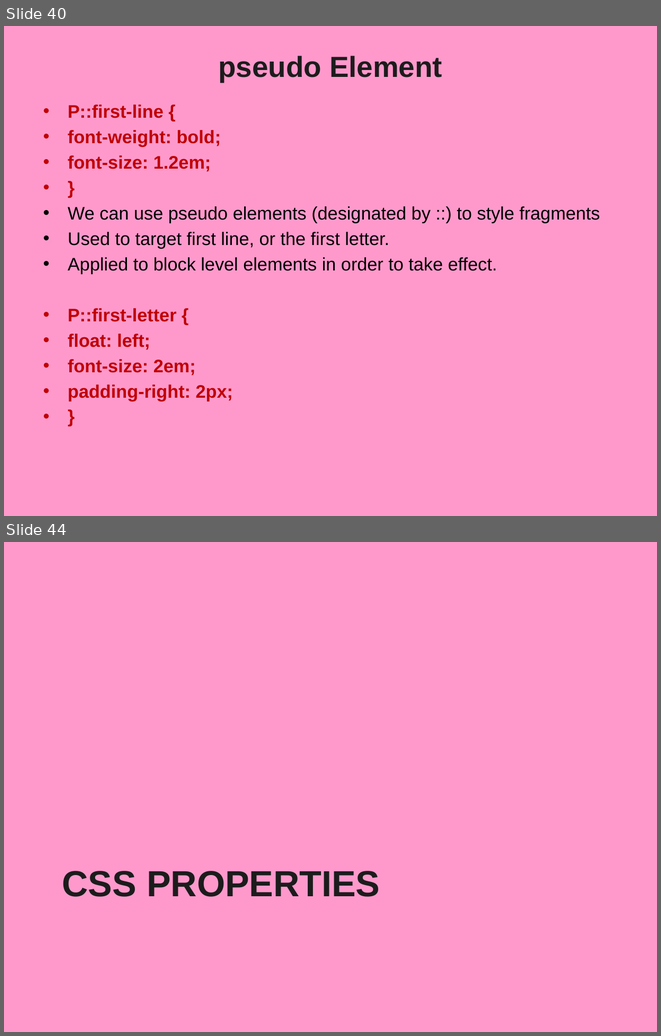
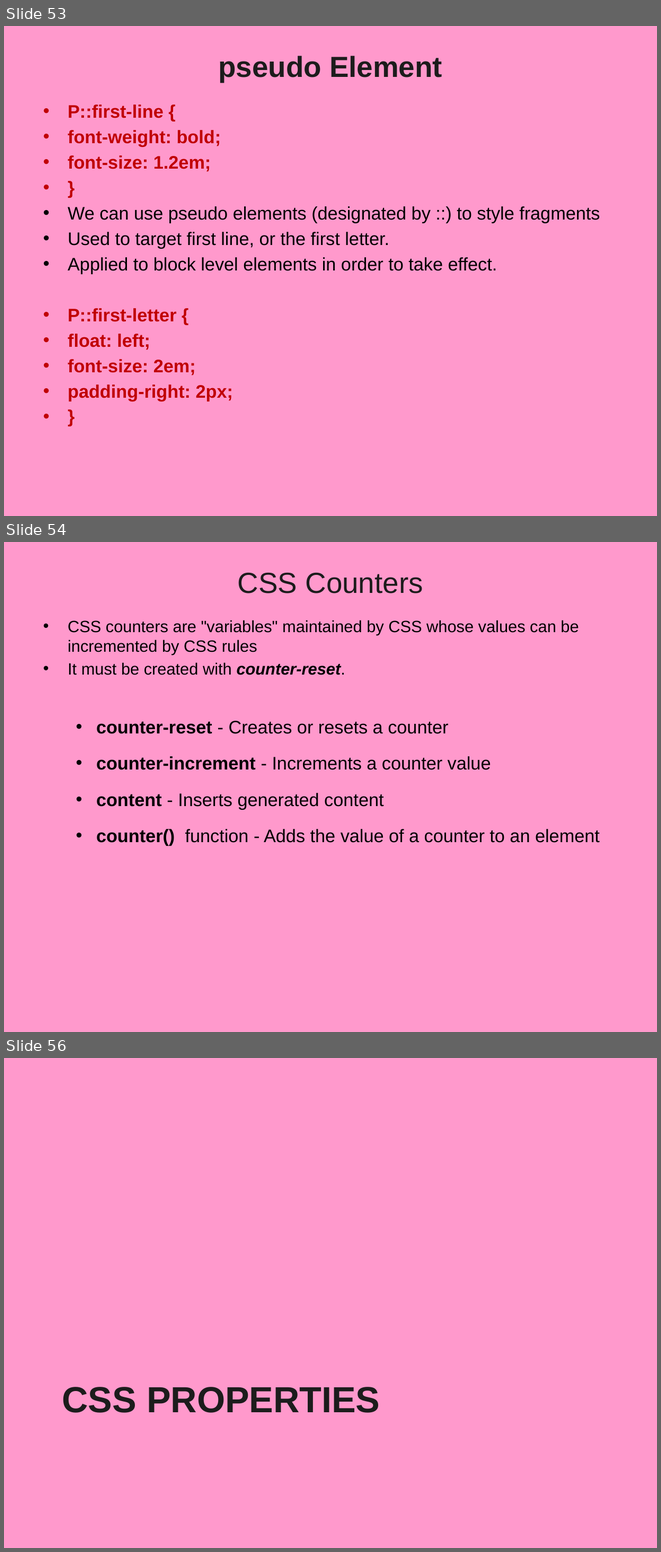
Before and after one commit to vatsanTraining/ui_june_2024, a slide deck: CSS_2024.pptx. Shown one above the other, each under a label of ours: slides 40 and 44 before the commit, slides 53, 54 and 56 after it; the slides between them are not shown. The pictures are 661x1036 and 661x1552 pixels, drawn with LibreOffice and Linux fonts; fonts in the diff are those of the drawing; background and template pictures are left out. Boxes give left, top, right and bottom in pixels: in the first picture for what was removed or moved away, otherwise in the second. Text is boxed around its words. In the diff, an @@ line names an element or a change of style, - is before the commit and + after.

```diff
--- a/CSS_2024.pptx
+++ b/CSS_2024.pptx
@@ slide 54 added at (4, 542, 657, 1032), background picture (left out) @@
@@ title added at (238, 572, 423, 593), 32 pt, text #1C1C1C @@
+CSS Counters
@@ text added at (68, 620, 600, 846), 20 pt, text #000000 @@
+• CSS counters are "variables" maintained by CSS whose values can be incremented by CSS rules
+• It must be created with counter-reset.
+  • counter-reset - Creates or resets a counter
+  • counter-increment - Increments a counter value
+  • content - Inserts generated content
+  • counter() function - Adds the value of a counter to an element
@@ what was slide 40 is now slide 53 @@
@@ what was slide 44 is now slide 56 @@
```
Also in this commit, not shown: 3 slides changed, 7 other slides added, 6 slides removed, 24 other files.
